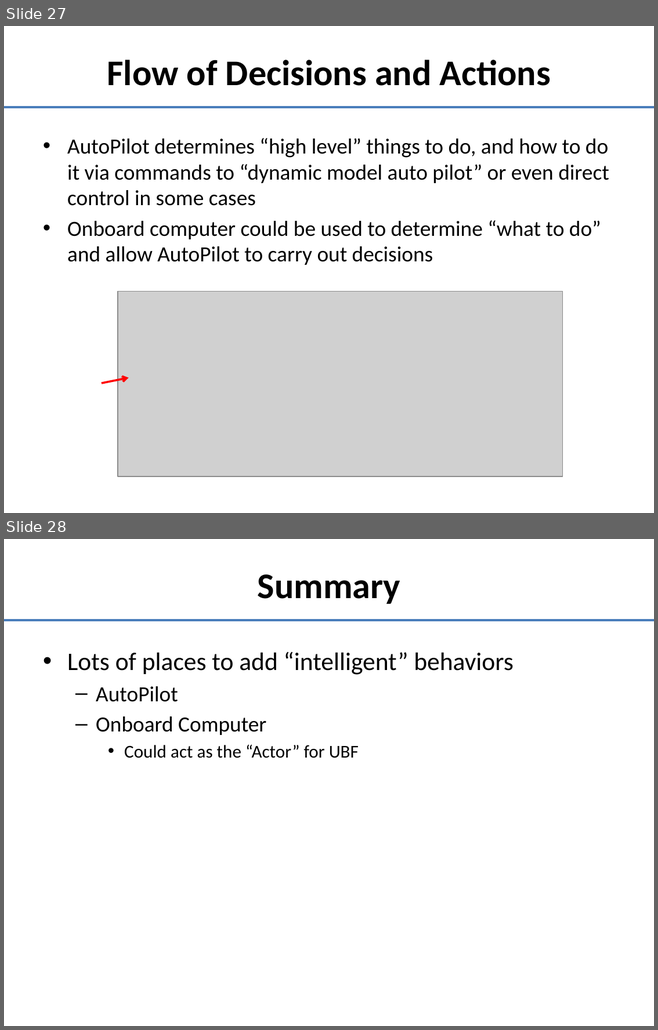
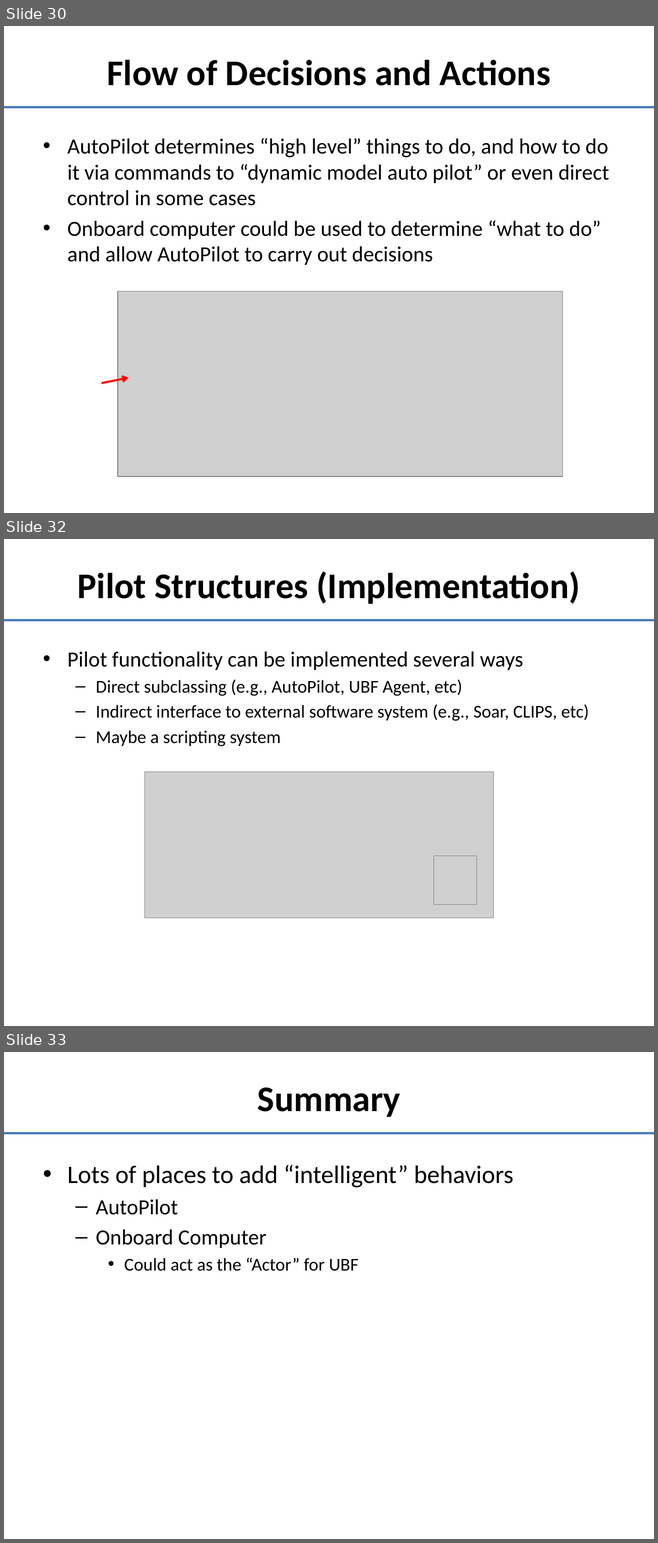
Before and after one commit to doughodson/OpenEaagles, a slide deck: doc/umlDiagrams/player-control-logic.pptx. Shown one above the other, each under a label of ours: slides 27 and 28 before the commit, slides 30, 32 and 33 after it; the slides between them are not shown. The pictures are 658x1030 and 658x1543 pixels, drawn with LibreOffice and Linux fonts; fonts in the diff are those of the drawing; grey boxes stand for pictures. Boxes give left, top, right and bottom in pixels: in the first picture for what was removed or moved away, otherwise in the second. Text is boxed around its words. In the diff, an @@ line names an element or a change of style, - is before the commit and + after.

```diff
--- a/doc/umlDiagrams/player-control-logic.pptx
+++ b/doc/umlDiagrams/player-control-logic.pptx
@@ slide 32 added at (4, 539, 654, 1026), background #FFFFFF; not listed: 1 template element that a slide beside it also shows @@
@@ title added at (78, 571, 580, 604), 40 pt, text #000000, bold @@
+Pilot Structures (Implementation)
@@ text added at (67, 652, 589, 747), 20 pt, text #000000 @@
+• Pilot functionality can be implemented several ways
+  – Direct subclassing (e.g., AutoPilot, UBF Agent, etc)
+  – Indirect interface to external software system (e.g., Soar, CLIPS, etc)
+  – Maybe a scripting system
@@ picture added at (145, 772, 494, 918) @@
@@ picture added at (433, 856, 477, 905) @@
@@ what was slide 27 is now slide 30 @@
@@ what was slide 28 is now slide 33 @@
```
Also in this commit, not shown: 12 slides changed, 4 other slides added, 1 other file.
